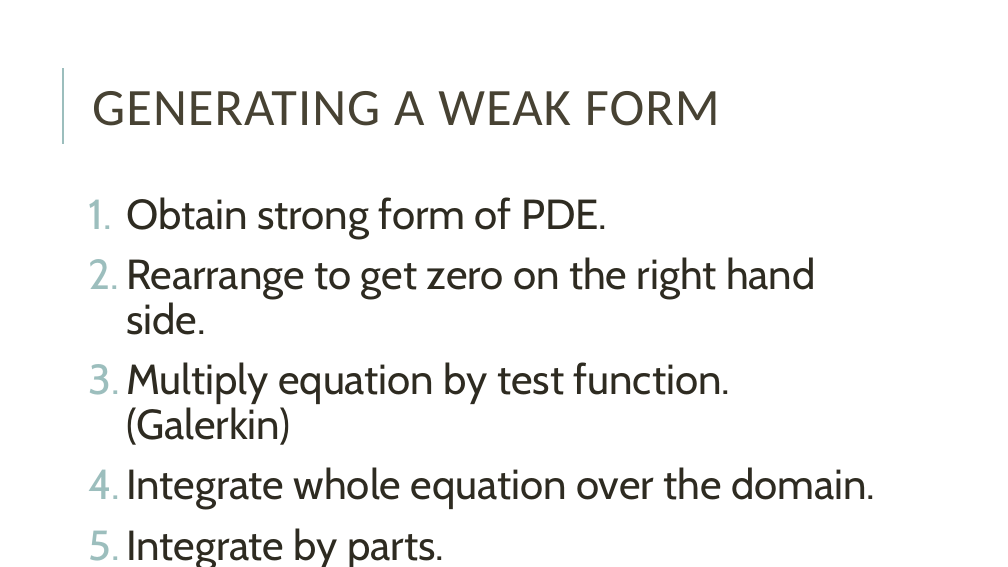
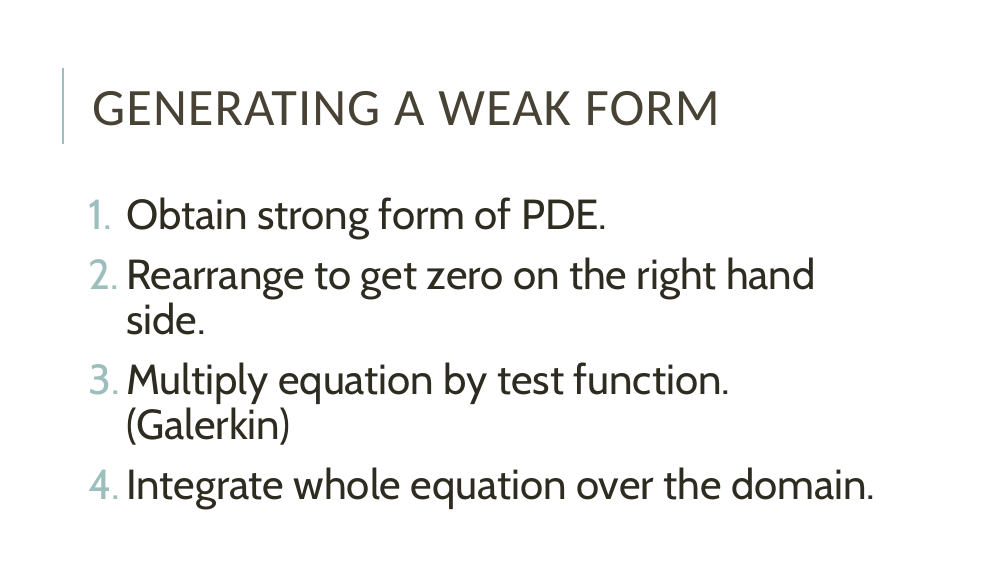
Before and after one commit to mblai35/Phase-FieldModelingFEM, a slide deck: slide 5 of PFMFEM.pptx. Drawn at 1008x567 pixels with LibreOffice and Linux fonts; fonts in the diff are those of the drawing. Boxes give left, top, right and bottom in pixels: in the first picture for what was removed or moved away, otherwise in the second. Text is boxed around its words. In the diff, an @@ line names an element or a change of style, - is before the commit and + after.

```diff
--- a/PFMFEM.pptx
+++ b/PFMFEM.pptx
@@ text at (x1=126, y1=528, x2=444, y2=567): paragraph removed @@
-5. Integrate by parts.
```
Also in this commit, not shown: 2 other slides changed, 4 slides added, 2 slides removed.
